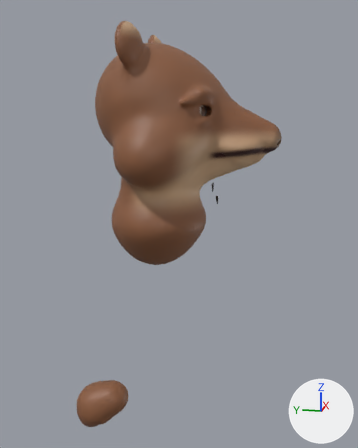
The glTF model public/humans/animals/male_bear.glb as it was, and as the next commit left it.
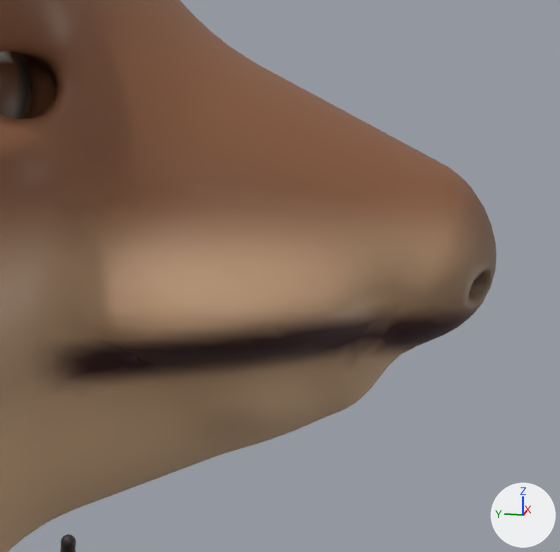
Each version is shown from a 50 mm camera at (-0.869, -0.275, 1.7) aimed at (-0.032, -0.108, 1.491), then close up on the part from 56% to 81% of the width and 22% to 41% of the height. The lights are fixed; the arrows at lower right show +X, +Y and +Z. The first two pictures are the older version. Vertices at exactly the same position are counted once.

In view in the first close-up: 'AnimalEyeR', 'AnimalHead' and 1 more.
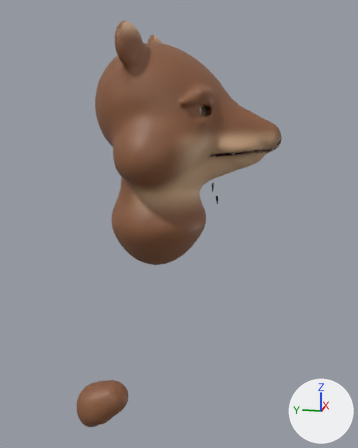
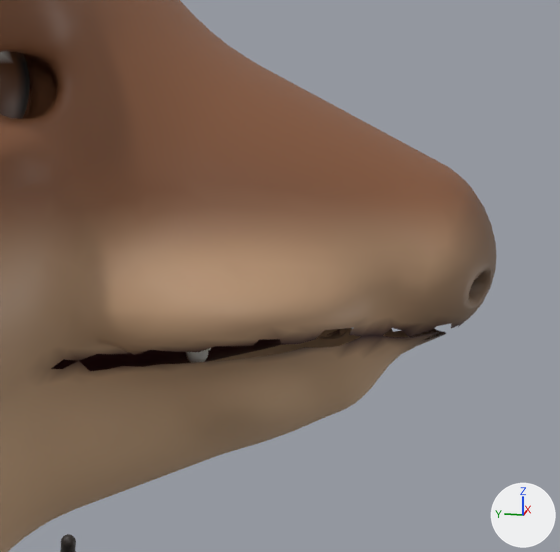
Boxes (x1, y1, x2, y2) around the edits, measured in the close-ups (560 x 552 px):
part 1 of me_animalhead, cut back
    before: (51, 324, 458, 371)
part 2 of me_animalhead, recoloured (lighter)
    both: (49, 305, 475, 390)

Patch to the scene script:
```diff
--- a/public/humans/animals/male_bear.glb.py
+++ b/public/humans/animals/male_bear.glb.py
@@ me_animalhead @@
 # used by ob_animalhead; location = (0.0, 0.0, 0.0)
-me_animalhead.from_pydata(...)  # 15858 vertices, 31636 faces; spans x -0.14..0.14, y -0.278..0.044, z 1.406..1.822
+me_animalhead.from_pydata(...)  # 15698 vertices, 31145 faces; spans x -0.14..0.14, y -0.278..0.044, z 1.406..1.822
+# me_animalhead part 1
+# 160 vertices are removed from x -0.048..0.048, y -0.268..-0.173, z 1.614..1.624
+# 493 faces are deleted
+# 2 new faces join them
+# me_animalhead part 2: 801 kept faces spanning x -0.056..0.059, y -0.275..-0.155, z 1.603..1.632 get new vertex colours
 me_animalhead.materials.append(mat_defaultmaterial_002)
```
